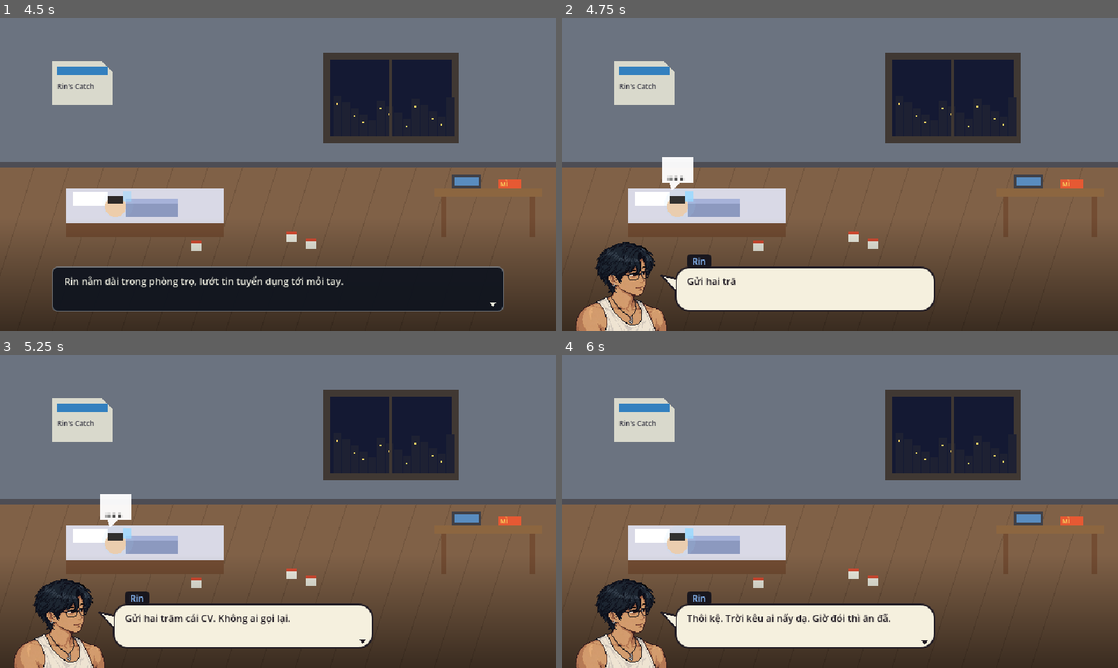
Above: before the commit, frames 1-4 (two rows, left to right).
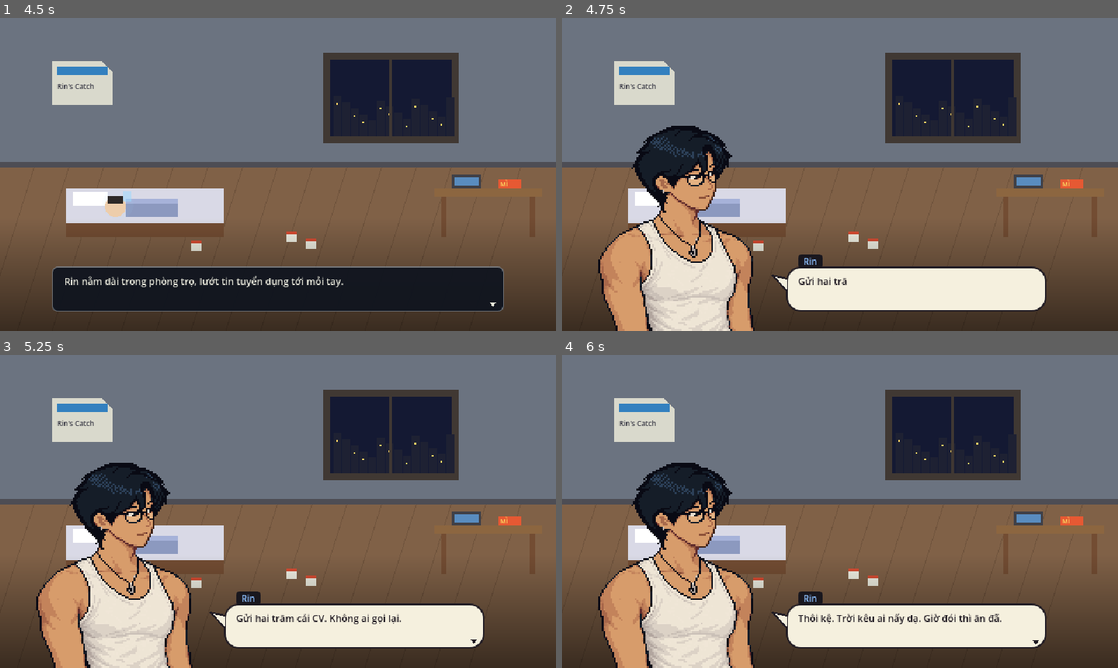
Above: after the commit, the same moments.

Repository: Th1nh2411/tide-then-table
Game: Godot game, scene res://scenes/main_menu/main_menu.tscn
Same seed, same stepped clock (60 frames per second), same inputs: the game is played once before the commit and once after it.
Inputs (mouse positions are in pixels of both pictures, inside the frame that each line leads up to):
- Up to frame 1 (4.5 s): click "Chơi mới" at 0.5 s; tap Enter at 1.25, 3.5 s; move the mouse to (400, 158) at 1.27 s; hold D (turn_right) 1.28-2 s; hold Space (cast) 1.28-2 s; click (400, 158) at 1.42 s; tap E (interact) at 1.55 s; drag from (166, 190) to (250, 237) at 2.02 s; move the mouse to (333, 105) at 2.77 s; hold D (turn_right) 2.78-3.5 s; hold Tab (open_hold) 2.78-3.5 s; tap J (open_phone) at 3.05 s; drag from (250, 237) to (111, 127) at 3.52 s; move the mouse to (444, 221) at 4.27 s; hold A (turn_left) from 4.28 s (still down); hold Space (cast) from 4.28 s (still down)
- Up to frame 2 (4.75 s): keep holding A (turn_left); keep holding Space (cast); tap E (interact) at 4.55 s
- Up to frame 3 (5.25 s): tap M (open_map) at 4.9 s; release A (turn_left) at 5 s; release Space (cast) at 5 s; drag from (111, 464) to (194, 433) at 5.02 s
- Up to frame 4 (6 s): tap Space (cast) at 5.75 s; move the mouse to (867, 511) at 5.77 s; hold S (throttle_back) from 5.78 s (still down); hold Q (drop_net) from 5.78 s (still down); click (867, 511) at 5.92 s

Frame 1 is identical in both runs. In frame 2, 16% of the frame differs, in the area x 2-88%, y 34-100%; in frame 3, 16%; in frame 4, 16%.

Commit message:
add story timeline system and portrait assets with associated refactoring and test scenes

Diff:
--- a/autoload/scene_router.gd
+++ b/autoload/scene_router.gd
@@ -53,6 +53,23 @@
 	elif key and key.pressed and not key.echo and key.physical_keycode == KEY_F7 and OS.is_debug_build():
 		_toggle_palette_preview()
 		get_viewport().set_input_as_handled()
+	elif key and key.pressed and not key.echo and key.physical_keycode == KEY_F9 and OS.is_debug_build():
+		_toggle_debug_jump()
+		get_viewport().set_input_as_handled()
+
+
+## F9 (debug): jump to any day / night / cutscene (DebugJumpMenu).
+func _toggle_debug_jump() -> void:
+	var menu := get_node_or_null("DebugJumpMenu") as DebugJumpMenu
+	if menu:
+		if menu.visible:  # hidden = a jump in progress, leave it be
+			menu.close()
+		return
+	if _is_transitioning:
+		return
+	menu = DebugJumpMenu.new()
+	menu.name = "DebugJumpMenu"
+	add_child(menu)
 
 
 ## F7 (debug): see the whole game in the art palette (PalettePreview).
--- a/data/cutscenes/opening_day.tres
+++ b/data/cutscenes/opening_day.tres
@@ -22,7 +22,7 @@
 speak \"Cô Năm\" \"Ủa, con là cháu ông Tư hả? Lớn dữ vậy. Nhà ông bỏ trống hai năm nay rồi.\"
 speak \"Cô Năm\" \"Cô bán tạp hoá bên này nè.\"
 speak \"Cô Năm\" \"Rau muống, đồ khô có hết. Thiếu gì qua cô, mua về nhớ bỏ tủ lạnh nghen.\"
-speak Rin \"Dạ, con cảm ơn cô Năm!\"
+speak \"Rin (vui)\" \"Dạ, con cảm ơn cô Năm!\"
 move_to Nam nam_shop 1.4
 remove Nam
 camera board_view 1.0 1.6
--- a/project.godot
+++ b/project.godot
@@ -27,7 +27,7 @@
 window/size/viewport_height=360
 window/size/window_width_override=1920
 window/size/window_height_override=1080
-window/stretch/mode="viewport"
+window/stretch/mode="canvas_items"
 window/stretch/scale_mode="integer"
 
 [input]
--- /dev/null
+++ b/scenes/debug/debug_jump_menu.gd
@@ -0,0 +1,110 @@
+class_name DebugJumpMenu
+extends CanvasLayer
+## Debug builds, F9 anywhere (SceneRouter): jump to any day's night at sea or
+## day at the restaurant, or to any cutscene. The game state is rebuilt by
+## StoryTimeline as if the story ran up to that point; autosave stays off for
+## the rest of the session so the real save is never overwritten.
+## Pauses the game while open. Built in code.
+
+const FONT_SIZE: int = 10
+const MAX_DAY: int = 10
+
+var _was_paused: bool = false
+var _day: SpinBox
+
+
+func _ready() -> void:
+	layer = 98  # over the game and its dialogs, under PalettePreview / the fade
+	process_mode = Node.PROCESS_MODE_ALWAYS
+	_was_paused = get_tree().paused
+	get_tree().paused = true
+	var dim := ColorRect.new()
+	dim.color = Color(0, 0, 0, 0.6)
+	dim.set_anchors_preset(Control.PRESET_FULL_RECT)
+	add_child(dim)
+	var panel := PanelContainer.new()
+	panel.position = Vector2(140, 20)
+	panel.custom_minimum_size = Vector2(360, 320)
+	add_child(panel)
+	var box := VBoxContainer.new()
+	panel.add_child(box)
+	box.add_child(_label("DEBUG: nhảy tới  (F9 / Esc đóng)"))
+	var row := HBoxContainer.new()
+	box.add_child(row)
+	row.add_child(_label("Ngày"))
+	_day = SpinBox.new()
+	_day.min_value = 1
+	_day.max_value = MAX_DAY
+	_day.value = GameState.day
+	_day.get_line_edit().add_theme_font_size_override("font_size", FONT_SIZE)
+	row.add_child(_day)
+	row.add_child(_button("Đêm (biển)", _jump_to_day.bind(StoryTimeline.Slot.SEA)))
+	row.add_child(_button("Quán", _jump_to_day.bind(StoryTimeline.Slot.ARRIVAL)))
+	box.add_child(_label("Cutscene:"))
+	var scroll := ScrollContainer.new()
+	scroll.size_flags_vertical = Control.SIZE_EXPAND_FILL
+	box.add_child(scroll)
+	var list := VBoxContainer.new()
+	list.size_flags_horizontal = Control.SIZE_EXPAND_FILL
+	scroll.add_child(list)
+	for cutscene in StoryTimeline.load_all():
+		var at := StoryTimeline.when(cutscene)
+		var text := "Ngày %d · %s · %s" % [at[0], StoryTimeline.SLOT_NAMES[at[1]], cutscene.id]
+		list.add_child(_button(text, _jump_to_cutscene.bind(cutscene)))
+	var note := _label("Sau khi nhảy, game không tự lưu nữa (tới khi tắt game).")
+	note.modulate = Color(1, 0.8, 0.4)
+	box.add_child(note)
+
+
+func _unhandled_input(event: InputEvent) -> void:
+	if event.is_action_pressed("pause"):
+		get_viewport().set_input_as_handled()
+		close()
+
+
+func close() -> void:
+	get_tree().paused = _was_paused
+	queue_free()
+
+
+func _jump_to_day(slot: StoryTimeline.Slot) -> void:
+	_go(StoryTimeline.prepare(int(_day.value), slot), null)
+
+
+func _jump_to_cutscene(cutscene: Cutscene) -> void:
+	_go(StoryTimeline.prepare_for(cutscene), cutscene)
+
+
+## Intro / restaurant-arrival cutscenes play by themselves once the state is
+## right; trip-end and after-shift ones are played here after the fade.
+func _go(path: String, cutscene: Cutscene) -> void:
+	SaveSystem.autosave_off = true
+	print("[debug] jump: day %d -> %s %s" % [GameState.day, path.get_file(), cutscene.id if cutscene else ""])
+	# Hidden, not freed yet: this coroutine still has to run after the fade.
+	visible = false
+	set_process_unhandled_input(false)
+	get_tree().paused = false
+	SceneRouter.go_to(path)
+	if cutscene and not StoryTimeline.plays_by_itself(cutscene):
+		await SceneRouter.scene_changed
+		var player := get_tree().current_scene.get_node_or_null("CutscenePlayer") as CutscenePlayer
+		if player and not player.playing:
+			player.play(cutscene)
+	queue_free()
+
+
+func _label(text: String) -> Label:
+	var label := Label.new()
+	label.text = text
+	label.add_theme_font_size_override("font_size", FONT_SIZE)
+	return label
+
+
+func _button(text: String, action: Callable) -> Button:
+	var button := Button.new()
+	button.text = text
+	button.focus_mode = Control.FOCUS_NONE
+	button.alignment = HORIZONTAL_ALIGNMENT_LEFT
+	button.add_theme_font_size_override("font_size", FONT_SIZE)
+	button.pressed.connect(action)
+	return button
--- /dev/null
+++ b/scenes/test/story_timeline_test.gd
@@ -0,0 +1,52 @@
+extends Node
+## Standalone test for StoryTimeline (debug jumps, F9): cutscene order, the
+## state rebuilt for a day / moment, and that the restaurant then picks the
+## right arrival cutscene by itself.
+
+var _failures: int = 0
+
+
+func _ready() -> void:
+	var all := StoryTimeline.load_all()
+	var ids: Array[String] = []
+	for cutscene in all:
+		ids.append(cutscene.id)
+	_check("loads every cutscene, intro first", all.size() >= 11 and ids[0] == "intro_call")
+	var unlisted := ids.filter(func(id: String) -> bool: return not StoryTimeline.WHEN.has(id))
+	_check("every cutscene has a moment in WHEN %s" % [unlisted], unlisted.is_empty())
+	var arrivals: Array[Cutscene] = []
+	for id in ["opening_day", "vy_arrives", "wave_awaken"]:
+		arrivals.append(load(StoryTimeline.CUTSCENE_DIR + id + ".tres") as Cutscene)
+
+	_check("night 3 -> sea scene", StoryTimeline.prepare(3, StoryTimeline.Slot.SEA) == StoryTimeline.SCENES[StoryTimeline.Slot.SEA])
+	_check("night 3: day set, cat adopted, beer seen", GameState.day == 3 and GameState.has_flag("cat_adopted")
+		and GameState.has_flag(DialogueLibrary.SEEN_PREFIX + "beer_day"))
+	_check("night 3: not fainted yet, no omen", not GameState.has_flag("wave_fainted")
+		and not GameState.has_flag(Story.OMEN_DAY_FLAG))
+
+	StoryTimeline.prepare(3, StoryTimeline.Slot.ARRIVAL)
+	_check("day 3 at the restaurant: fainted, picks wave_awaken", GameState.has_flag("wave_fainted")
+		and DialogueLibrary.pick(arrivals).id == "wave_awaken")
+
+	StoryTimeline.prepare(4, StoryTimeline.Slot.ARRIVAL)
+	_check("day 4: omen on day 4, power, picks vy_arrives", int(GameState.story_flags.get(Story.OMEN_DAY_FLAG, 0)) == 4
+		and WaveMark.has_power() and DialogueLibrary.pick(arrivals).id == "vy_arrives")
+
+	StoryTimeline.prepare(5, StoryTimeline.Slot.SEA)
+	_check("night 5: fog open, Vy not hired by a skipped choice", Story.is_fog_open()
+		and not GameState.has_flag("vy_hire_now") and GameState.staff.is_empty())
+	_check("night 5: no arrival cutscene left", DialogueLibrary.pick(arrivals) == null)
+
+	var thanks := load(StoryTimeline.CUTSCENE_DIR + "regular_thanks.tres") as Cutscene
+	StoryTimeline.prepare_for(thanks)
+	_check("prepare_for: requirement met, not seen yet", DialogueLibrary.can_play(thanks))
+
+	GameState.reset()
+	print("story_timeline_test: %s" % ("ALL PASS" if _failures == 0 else "%d FAIL" % _failures))
+	get_tree().quit()
+
+
+func _check(label: String, ok: bool) -> void:
+	print(("PASS " if ok else "FAIL ") + label)
+	if not ok:
+		_failures += 1
--- /dev/null
+++ b/scenes/test/story_timeline_test.tscn
@@ -0,0 +1,6 @@
+[gd_scene format=3]
+
+[ext_resource type="Script" path="res://scenes/test/story_timeline_test.gd" id="1"]
+
+[node name="StoryTimelineTest" type="Node"]
+script = ExtResource("1")
--- a/scenes/ui/dialogue_box.gd
+++ b/scenes/ui/dialogue_box.gd
@@ -25,7 +25,7 @@
 @export var default_color: Color = Color(1.0, 0.95, 0.8)
 ## Speakers whose portrait sits on the left (the rest face them from the right).
 @export var left_speakers: PackedStringArray = ["rin"]
-@export var portrait_size: float = 128.0
+@export var portrait_size: float = 256.0
 @export var bubble_width: float = 300.0
 @export var bubble_color: Color = Color(0.96, 0.94, 0.87)
 @export var ink_color: Color = Color(0.13, 0.11, 0.14)
--- a/scenes/ui/dialogue_portrait.gd
+++ b/scenes/ui/dialogue_portrait.gd
@@ -1,8 +1,8 @@
 class_name DialoguePortrait
 extends Control
 ## Big bust of whoever speaks in the DialogueBox (Nine Sols style), drawn in
-## the bottom corner. Art: assets/sprites/portraits/<id>_<mood>.png, else
-## <id>.png (square, facing right; the right-hand side mirrors it), else a
+## the bottom corner. Art: assets/sprites/portraits/<id>/<mood>.png, else
+## <id>/base.png (square, facing right; the right-hand side mirrors it), else a
 ## placeholder bust in the speaker's colors. <id> is the speaker's name
 ## without accents ("Cô Năm" -> co_nam); the cat is "cat".
 ## Bobs while the line is typing, slides in when the speaker changes.
@@ -32,9 +32,12 @@
 
 func _ready() -> void:
 	mouse_filter = Control.MOUSE_FILTER_IGNORE
+	# Enlarge approved 128px art by 2x; nearest sampling keeps pixels crisp.
+	texture_filter = CanvasItem.TEXTURE_FILTER_NEAREST
 
 
-## "Rin" + "vui" -> portraits/rin_vui.png (or rin.png, or the placeholder).
+## "Rin" + "vui" -> portraits/rin/vui.png (or rin/base.png, or the placeholder).
+## While talking, an optional matching `<mood>_open.png` frame is shown.
 func set_speaker(speaker_id: String, speaker_mood: String, on_right: bool) -> void:
 	var changed := speaker_id != id or on_right != mirrored
 	id = speaker_id
@@ -60,10 +63,19 @@
 	return out
 
 
+func _closed_sprite() -> String:
+	if mood != "" and Art.has("portraits/%s/%s" % [id, mood]):
+		return "portraits/%s/%s" % [id, mood]
+	return "portraits/%s/base" % id
+
+
 func sprite() -> String:
-	if mood != "" and Art.has("portraits/%s_%s" % [id, mood]):
-		return "portraits/%s_%s" % [id, mood]
-	return "portraits/" + id
+	var closed := _closed_sprite()
+	if talking and fmod(_time, 0.24) < 0.12:
+		var open := closed + "_open"
+		if Art.has(open):
+			return open
+	return closed
 
 
 func _process(delta: float) -> void:
@@ -81,7 +93,7 @@
 		return
 	var side := -1.0 if mirrored else 1.0
 	var bob := -1.0 if talking and fmod(_time, 0.24) < 0.12 else 0.0
-	var shift := Vector2(-side * 28.0 * _slide, bob)
+	var shift := Vector2(-side * 28.0 * _slide, bob).round()
 	var rect := Rect2(shift, size)
 	if Art.draw(self, sprite(), rect, mirrored):
 		return
--- a/systems/save/save_system.gd
+++ b/systems/save/save_system.gd
@@ -22,11 +22,16 @@
 		DirAccess.remove_absolute(ProjectSettings.globalize_path(path))
 
 
+## Off for the rest of the session after a debug jump (DebugJumpMenu), so a
+## made-up state never overwrites the real save.
+static var autosave_off: bool = false
+
+
 ## Autosave unless the run was started with `-- --no-autosave` (tests).
 ## `resume_at`: where Continue will start ("sea" or "restaurant").
 static func autosave(resume_at: String) -> void:
 	GameState.resume_at = resume_at
-	if not OS.get_cmdline_user_args().has("--no-autosave"):
+	if not autosave_off and not OS.get_cmdline_user_args().has("--no-autosave"):
 		save_game()
 
 
--- /dev/null
+++ b/systems/story/story_timeline.gd
@@ -0,0 +1,104 @@
+class_name StoryTimeline
+extends RefCounted
+## Debug jumps (DebugJumpMenu, F9): when each cutscene normally plays, and a
+## fresh game set up as if the story had run up to a given day + moment
+## (every earlier cutscene watched, its flags set, the omen on day 4).
+
+enum Slot { INTRO, SEA, ARRIVAL, AFTER_SHIFT }
+
+const CUTSCENE_DIR: String = "res://data/cutscenes/"
+const RESTAURANT_SCENE: String = "res://scenes/restaurant/restaurant_scene.tscn"
+const SCENES: Dictionary = {
+	Slot.INTRO: "res://scenes/intro/intro_scene.tscn",
+	Slot.SEA: "res://scenes/sea/sea_scene.tscn",
+	Slot.ARRIVAL: RESTAURANT_SCENE,
+	Slot.AFTER_SHIFT: RESTAURANT_SCENE,
+}
+const SLOT_NAMES: Dictionary = {
+	Slot.INTRO: "mở đầu",
+	Slot.SEA: "đêm (biển)",
+	Slot.ARRIVAL: "tới quán",
+	Slot.AFTER_SHIFT: "sau ca",
+}
+## Cutscene id -> [day, Slot] in a normal run (see PLAN.md story timeline).
+## Unlisted ones fall back to [min_day, AFTER_SHIFT].
+const WHEN: Dictionary = {
+	"intro_call": [1, Slot.INTRO],
+	"opening_day": [1, Slot.ARRIVAL],
+	"beer_day": [1, Slot.AFTER_SHIFT],
+	"cat_arrival": [2, Slot.SEA],
+	"regular_thanks": [2, Slot.AFTER_SHIFT],
+	"wave_faint": [3, Slot.SEA],
+	"wave_awaken": [3, Slot.ARRIVAL],
+	"nam_fog_tale": [3, Slot.AFTER_SHIFT],
+	"fog_omen": [4, Slot.SEA],
+	"vy_arrives": [4, Slot.ARRIVAL],
+	"vy_stands_up": [4, Slot.AFTER_SHIFT],
+}
+## Flags a skipped cutscene must not leave behind (a choice the player
+## didn't make: hiring Vy).
+const SKIPPED_FLAGS: Array[String] = ["vy_hire_now"]
+
+
+## Every cutscene in CUTSCENE_DIR, in story order.
+static func load_all() -> Array[Cutscene]:
+	var list: Array[Cutscene] = []
+	for file in DirAccess.get_files_at(CUTSCENE_DIR):
+		file = file.trim_suffix(".remap")  # exported builds
+		if file.ends_with(".tres"):
+			var cutscene := load(CUTSCENE_DIR + file) as Cutscene
+			if cutscene:
+				list.append(cutscene)
+	list.sort_custom(func(a: Cutscene, b: Cutscene) -> bool: return _before(when(a), when(b)))
+	return list
+
+
+## [day, Slot] the cutscene plays at.
+static func when(cutscene: Cutscene) -> Array:
+	var fallback: Array = [maxi(cutscene.min_day, 1), Slot.AFTER_SHIFT]
+	return WHEN.get(cutscene.id, fallback)
+
+
+## Fresh game at `day` / `slot`: everything that plays earlier is watched.
+## Returns the scene to go to.
+static func prepare(day: int, slot: Slot) -> String:
+	GameState.reset()
+	GameState.day = day
+	var now: Array = [day, slot]
+	for cutscene in load_all():
+		if _before(when(cutscene), now):
+			watch(cutscene)
+	if not _before(now, [Story.OMEN_DAY, Slot.SEA]):
+		GameState.set_flag(Story.OMEN_DAY_FLAG, Story.OMEN_DAY)
+	return SCENES[slot]
+
+
+## prepare() for this cutscene's moment, plus whatever it requires.
+static func prepare_for(cutscene: Cutscene) -> String:
+	var at := when(cutscene)
+	var path := prepare(at[0], at[1])
+	if cutscene.requires_flag and not GameState.has_flag(cutscene.requires_flag):
+		GameState.set_flag(cutscene.requires_flag)
+	return path
+
+
+## Marks a cutscene seen with the flags its script sets (main branch).
+static func watch(cutscene: Cutscene) -> void:
+	if cutscene.requires_flag and not GameState.has_flag(cutscene.requires_flag):
+		GameState.set_flag(cutscene.requires_flag)
+	for command in CutsceneScript.parse(cutscene.script_text):
+		var args: PackedStringArray = command["args"]
+		if command["cmd"] == "set_flag" and not args.is_empty() and not SKIPPED_FLAGS.has(args[0]):
+			GameState.set_flag(args[0])
+	DialogueLibrary.mark_done(cutscene)
+
+
+## Whether the cutscene is played by the scene itself on arrival (intro,
+## restaurant arrival); the others are played by the debug menu.
+static func plays_by_itself(cutscene: Cutscene) -> bool:
+	var slot: Slot = when(cutscene)[1]
+	return slot == Slot.INTRO or slot == Slot.ARRIVAL
+
+
+static func _before(a: Array, b: Array) -> bool:
+	return a[0] < b[0] or (a[0] == b[0] and a[1] < b[1])
Binary file changed: assets/palette/xom_den.png
Binary file removed: assets/sprites/portraits/bao.png
Not shown, added: assets/sprites/portraits/bao/base.png.import
Binary file added: assets/sprites/portraits/bao/base_open.png
Not shown, added: assets/sprites/portraits/bao/base_open.png.import
Binary file added: assets/sprites/portraits/bao/vui.png
Not shown, changed: assets/sprites/portraits/bao/vui.png.import
Binary file removed: assets/sprites/portraits/rin.png
Binary file added: assets/sprites/portraits/rin/base.png
Not shown, added: assets/sprites/portraits/rin/base.png.import
Binary file added: assets/sprites/portraits/rin/base_open.png
Not shown, added: assets/sprites/portraits/rin/base_open.png.import
(and 16 more such lines)
